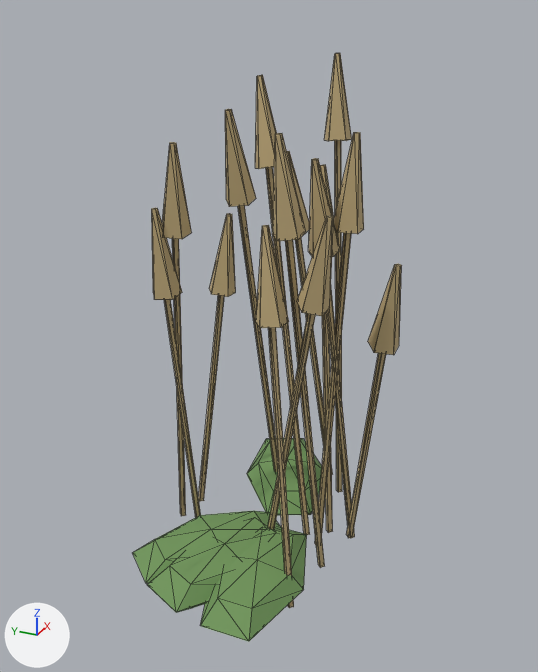
What one commit did to the glTF model assets/tall_weeds.glb.
Both versions are drawn from a camera (50 mm lens) standing at (-2.02, -0.828, 1.815) and looking at (-0.037, 0.064, 0.824). The lights are fixed; the arrows at lower left show +X, +Y and +Z. The picture after the commit comes second. Mesh edges are drawn as thin lines. Vertices at exactly the same position are counted once.

Before the edit, the objects in view are built like this:
```python
me_tall_weeds = bpy.data.meshes.new('tall_weeds')
me_tall_weeds.from_pydata(...)  # 352 vertices, 572 faces; spans x -0.56..0.54, y -0.35..0.44, z 0.0..1.64
# faces by material slot: [392, 180]
me_tall_weeds.materials.append(mat_mat_thatch)  # beige #bfaa7c
me_tall_weeds.materials.append(mat_mat_leaves)  # green #6f9559
ob_tall_weeds = bpy.data.objects.new('tall_weeds', me_tall_weeds)
ob_tall_weeds.location = (0.0, 0.0, 0.0)
```
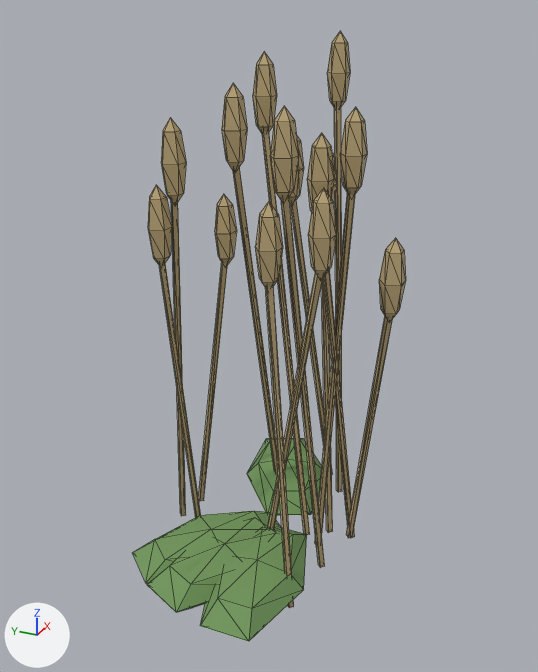
What changed in the scene script:
```text
Change me_tall_weeds:
    used by ob_tall_weeds; location = (0.0, 0.0, 0.0)
    remove me_tall_weeds.from_pydata(...)  # 352 vertices, 572 faces; spans x -0.56..0.54, y -0.35..0.44, z 0.0..1.64
    add me_tall_weeds.from_pydata(...)  # 450 vertices, 768 faces; spans x -0.56..0.54, y -0.35..0.44, z 0.0..1.71
    me_tall_weeds part 1: a new loose piece, a UV sphere (5 segments, 4 rings, poles along z) spanning x -0.069..0.007, y -0.355..-0.283, z 0.936..1.196, in mat_mat_thatch (beige #bfaa7c)
    me_tall_weeds part 2: a new loose piece, a UV sphere (5 segments, 4 rings, poles along z) spanning x -0.053..0.023, y 0.155..0.227, z 1.328..1.588, in mat_mat_thatch (beige #bfaa7c)
    me_tall_weeds part 3: a new loose piece, a UV sphere (5 segments, 4 rings, poles along z) spanning x -0.076..0.001, y -0.128..-0.056, z 1.211..1.471, in mat_mat_thatch (beige #bfaa7c)
    me_tall_weeds part 4: a new loose piece, a UV sphere (5 segments, 4 rings, poles along z) spanning x -0.218..-0.142, y -0.076..-0.004, z 1.297..1.557, in mat_mat_thatch (beige #bfaa7c)
    me_tall_weeds part 5: a new loose piece, a UV sphere (5 segments, 4 rings, poles along z) spanning x -0.268..-0.192, y -0.054..0.018, z 1.055..1.315, in mat_mat_thatch (beige #bfaa7c)
    me_tall_weeds part 6: a new loose piece, a UV sphere (5 segments, 4 rings, poles along z) spanning x 0.287..0.363, y 0.108..0.181, z 1.151..1.411, in mat_mat_thatch (beige #bfaa7c)
    me_tall_weeds part 7: a new loose piece, a UV sphere (5 segments, 4 rings, poles along z) spanning x 0.153..0.229, y 0.15..0.222, z 1.401..1.661, in mat_mat_thatch (beige #bfaa7c)
    me_tall_weeds part 8: a new loose piece, a UV sphere (5 segments, 4 rings, poles along z) spanning x 0.117..0.193, y -0.07..0.002, z 1.149..1.409, in mat_mat_thatch (beige #bfaa7c)
    me_tall_weeds part 9: a new loose piece, a UV sphere (5 segments, 4 rings, poles along z) spanning x 0.129..0.205, y 0.288..0.361, z 0.953..1.213, in mat_mat_thatch (beige #bfaa7c)
    me_tall_weeds part 10: a new loose piece, a UV sphere (5 segments, 4 rings, poles along z) spanning x -0.01..0.066, y -0.201..-0.129, z 1.276..1.536, in mat_mat_thatch (beige #bfaa7c)
    me_tall_weeds part 11: a new loose piece, a UV sphere (5 segments, 4 rings, poles along z) spanning x -0.228..-0.151, y -0.193..-0.121, z 1.097..1.357, in mat_mat_thatch (beige #bfaa7c)
    me_tall_weeds part 12: a new loose piece, a UV sphere (5 segments, 4 rings, poles along z) spanning x -0.194..-0.118, y 0.344..0.416, z 1.046..1.306, in mat_mat_thatch (beige #bfaa7c)
    me_tall_weeds part 13: a new loose piece, a UV sphere (5 segments, 4 rings, poles along z) spanning x -0.157..-0.081, y 0.306..0.378, z 1.237..1.497, in mat_mat_thatch (beige #bfaa7c)
    me_tall_weeds part 14: a new loose piece, a UV sphere (5 segments, 4 rings, poles along z) spanning x 0.441..0.517, y 0.009..0.082, z 1.451..1.711, in mat_mat_thatch (beige #bfaa7c)
    me_tall_weeds part 15: 14 loose pieces with 140 vertices, spanning x -0.29..0.51, y -0.35..0.42, z 0.84..1.64, are deleted
```

What differs and where, as boxes [x1, y1, x2, y2] in the pictures (538 x 672 px):
'tall_weeds', reshaped
    before: [133, 53, 402, 641]
    after: [133, 31, 406, 641]
part 1 of me_tall_weeds, added (beige)
    after: [379, 238, 406, 323]
part 2 of me_tall_weeds, added (beige)
    after: [222, 83, 247, 172]
part 3 of me_tall_weeds, added (beige)
    after: [307, 133, 334, 212]
part 4 of me_tall_weeds, added (beige)
    after: [270, 105, 299, 203]
part 5 of me_tall_weeds, added (beige)
    after: [256, 202, 283, 289]
part 6 of me_tall_weeds, added
    after: [289, 135, 304, 206]
part 7 of me_tall_weeds, added (beige)
    after: [253, 51, 277, 135]
part 8 of me_tall_weeds, added (mostly hidden)
    after: [331, 152, 337, 202]
part 9 of me_tall_weeds, added (beige)
    after: [215, 194, 236, 265]
part 10 of me_tall_weeds, added (beige)
    after: [340, 107, 367, 196]
part 11 of me_tall_weeds, added (beige)
    after: [308, 188, 336, 281]
part 12 of me_tall_weeds, added (beige)
    after: [148, 185, 172, 266]
part 13 of me_tall_weeds, added (beige)
    after: [161, 117, 186, 204]
part 14 of me_tall_weeds, added (beige)
    after: [327, 31, 350, 109]
part 15 of me_tall_weeds, deleted (beige)
    before: [152, 53, 402, 355]
